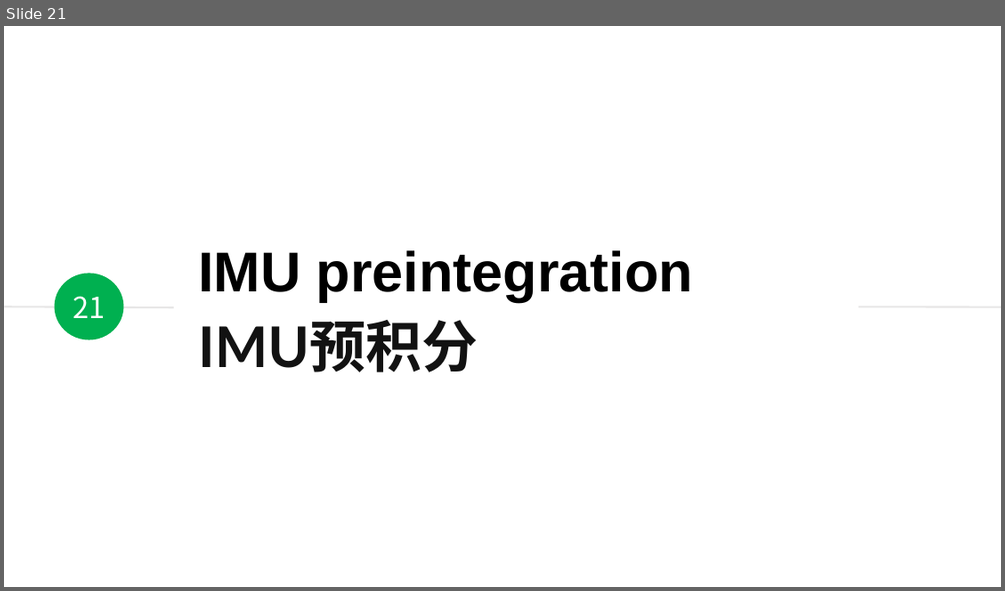
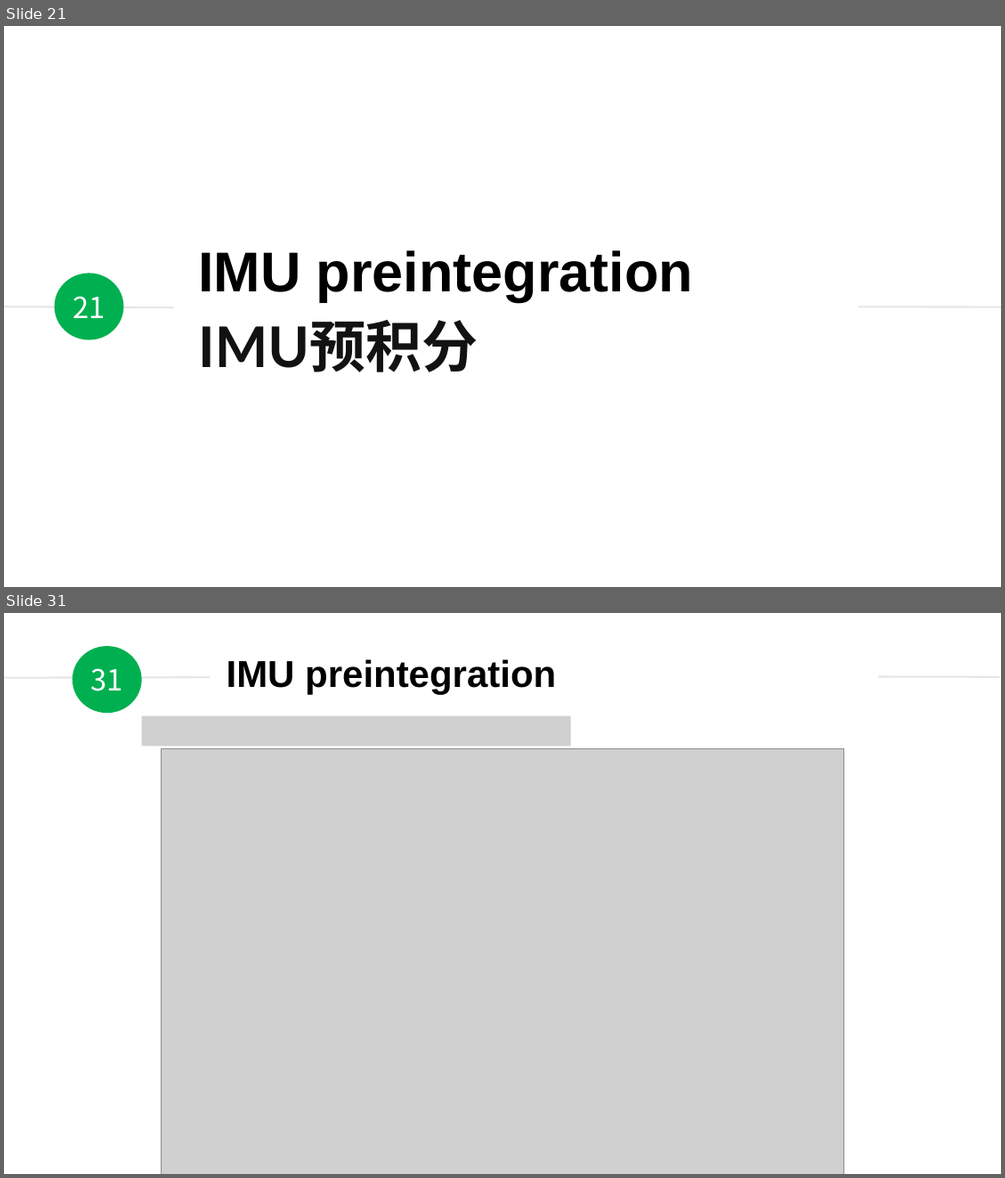
Before and after one commit to duyongquan/LTSLAM, a slide deck: docs/pptx/VINS/09-VINS-IMU预积分.pptx. Shown one above the other, each under a label of ours: slide 21 before the commit, slides 21 and 31 after it; the slides between them are not shown. The pictures are 1005x591 and 1005x1178 pixels, drawn with LibreOffice and Linux fonts; fonts in the diff are those of the drawing; grey boxes stand for pictures. Boxes give left, top, right and bottom in pixels: in the first picture for what was removed or moved away, otherwise in the second. Text is boxed around its words. In the diff, an @@ line names an element or a change of style, - is before the commit and + after.

```diff
--- a/docs/pptx/VINS/09-VINS-IMU预积分.pptx
+++ b/docs/pptx/VINS/09-VINS-IMU预积分.pptx
@@ slide 31 added at [4, 613, 1001, 1174], background #FFFFFF @@
@@ group added at [4, 646, 1000, 713]: 2 lines, 1 ellipse, 1 text @@
+31
+IMU preintegration
@@ picture added at [142, 716, 571, 747] @@
@@ picture added at [161, 749, 844, 1174] @@
```
Also in this commit, not shown: 2 slides changed, 8 other slides added.
